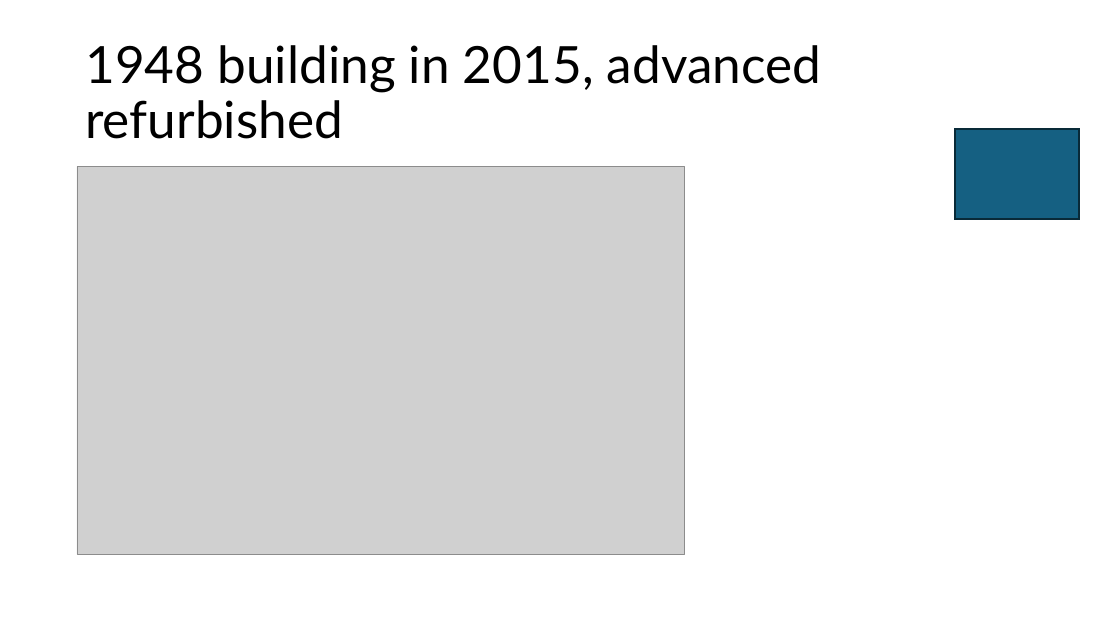
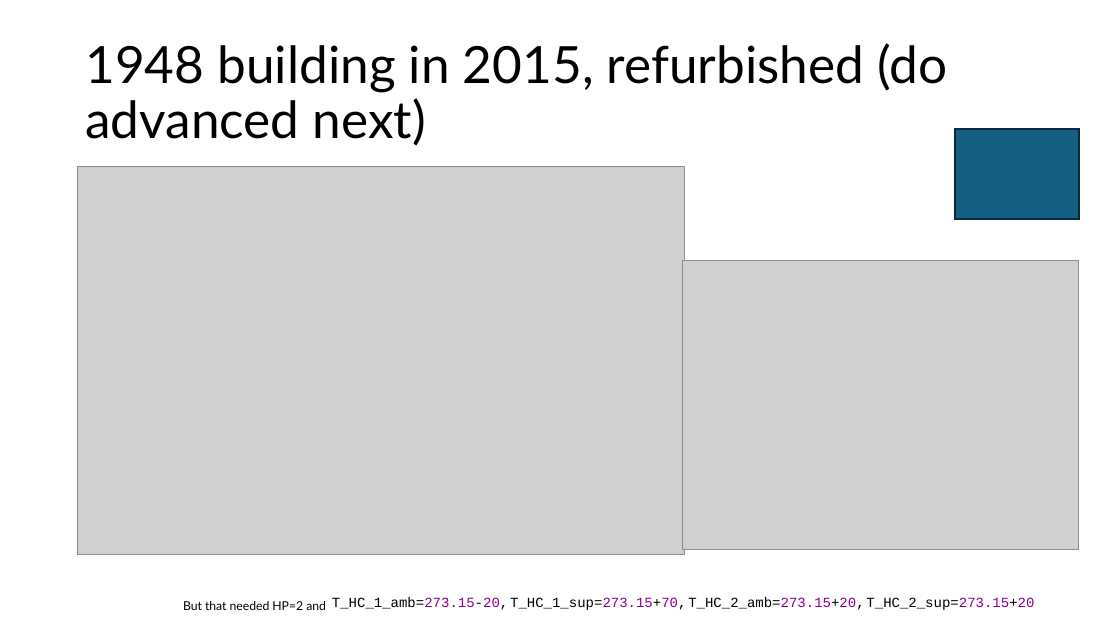
Before and after one commit to eyjomoin/Modeling-buildings-and-their-heating-systems, a slide deck: slide 27 of presentation/heat.pptx (slide 24 before the commit). Drawn at 1120x630 pixels with LibreOffice and Linux fonts; fonts in the diff are those of the drawing; grey boxes stand for pictures. Boxes give left, top, right and bottom in pixels: in the first picture for what was removed or moved away, otherwise in the second. Text is boxed around its words. In the diff, an @@ line names an element or a change of style, - is before the commit and + after.

```diff
--- a/presentation/heat.pptx
+++ b/presentation/heat.pptx
@@ title at <box>85,43,948,146</box>: text changed @@
-1948 building in 2015, advanced refurbished
+1948 building in 2015, refurbished (do advanced next)
@@ picture added at <box>682,260,1079,549</box> @@
@@ text added at <box>332,597,1034,610</box>, 12 pt, text #000000 @@
+T_HC_1_amb=273.15-20, T_HC_1_sup=273.15+70, T_HC_2_amb=273.15+20, T_HC_2_sup=273.15+20
@@ text added at <box>183,601,326,610</box>, 10.5 pt, text #000000 @@
+But that needed HP=2 and
```
Also in this commit, not shown: 2 other slides changed, 5 slides added, 2 slides removed, 3 other files.
